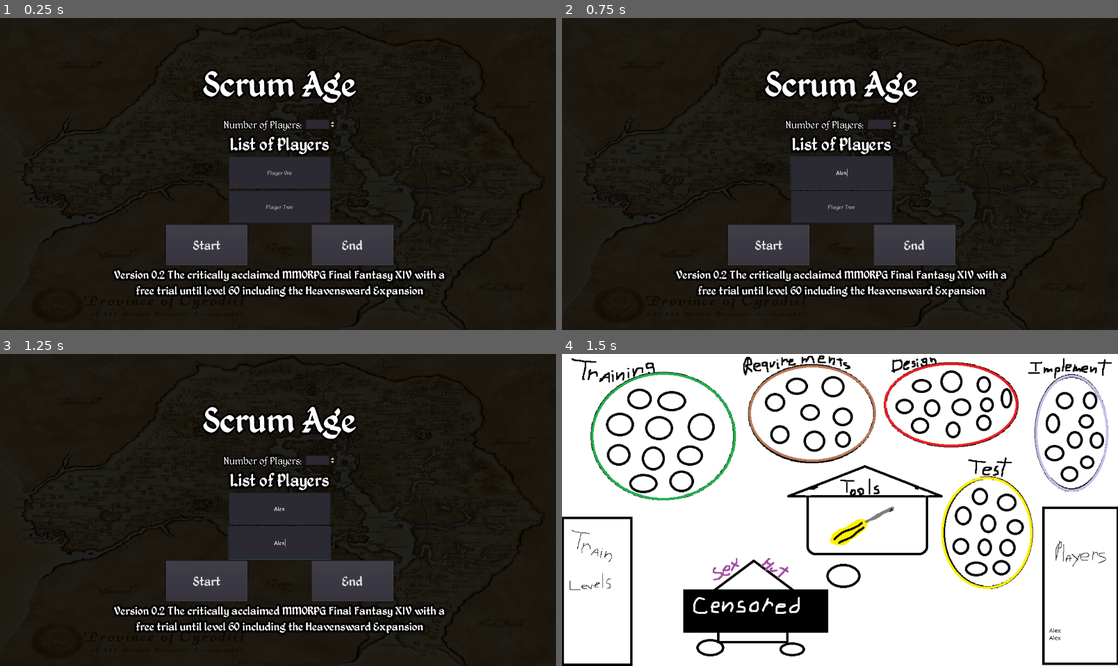
Above: before the commit, frames 1-4 (two rows, left to right).
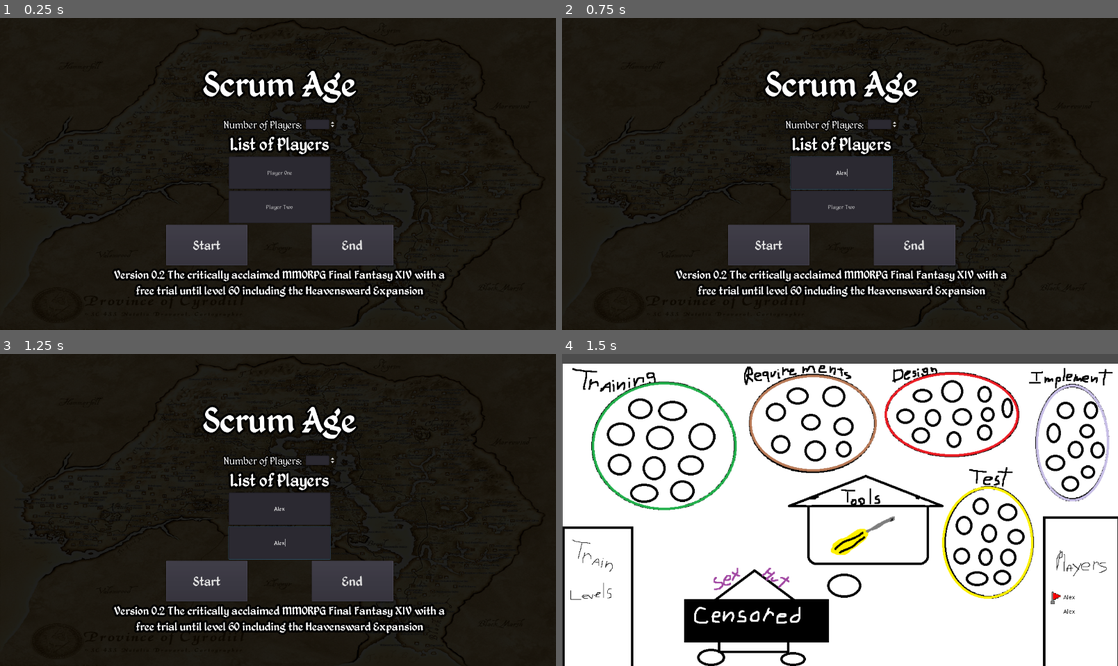
Above: after the commit, the same moments.

Repository: MiddlebrookJF/StoneAge
Game: Godot game, scene res://Main.tscn
Two runs of this game, one before a commit and one after it. Both use one fixed random seed, a clock stepped at 60 frames per second and the inputs below.
Inputs (mouse positions are in pixels of both pictures, inside the frame that each line leads up to):
- Up to frame 1 (0.25 s): no input
- Up to frame 2 (0.75 s): click (840, 174) at 0.52 s; type "Alex" at 0.6 s
- Up to frame 3 (1.25 s): click (278, 544) at 0.75 s; type "Alex" at 0.83 s
- Up to frame 4 (1.5 s): click "Start" at 1.25 s

Frames 1-3 are identical in both runs. In frame 4, 27% of the frame differs, in the area x 0-100%, y 0-100%.

Commit message:
turn indicator setup
added icons slots next to player names that can be changed in a future user story when turns are changed

Diff:
--- a/Scrum Age/Board.tscn
+++ b/Scrum Age/Board.tscn
@@ -8,6 +8,10 @@
 script = ExtResource( 2 )
 
 [node name="Sprite" type="TextureRect" parent="."]
+margin_left = 2.37842
+margin_top = 23.7841
+margin_right = 1154.38
+margin_bottom = 671.784
 rect_scale = Vector2( 1.187, 1.185 )
 texture = ExtResource( 1 )
 __meta__ = {
@@ -15,7 +19,7 @@
 }
 
 [node name="PlayerMenu" parent="." instance=ExtResource( 3 )]
-margin_left = 1197.06
-margin_top = 675.263
-margin_right = 1325.06
-margin_bottom = 761.263
+margin_left = 1197.0
+margin_top = 585.0
+margin_right = 1358.0
+margin_bottom = 756.0
--- a/Scrum Age/MainMenu.tscn
+++ b/Scrum Age/MainMenu.tscn
@@ -35,19 +35,6 @@
 size = 32
 outline_size = 5
 font_data = ExtResource( 1 )
-
-[sub_resource type="DynamicFont" id=7]
-size = 50
-font_data = ExtResource( 4 )
-
-[sub_resource type="DynamicFont" id=8]
-size = 100
-outline_color = Color( 0, 0, 0, 1 )
-font_data = ExtResource( 4 )
-
-[sub_resource type="DynamicFont" id=9]
-size = 50
-font_data = ExtResource( 4 )
 
 [node name="MainMenu" type="MarginContainer"]
 anchor_right = 1.0
@@ -68,16 +55,16 @@
 size_flags_vertical = 3
 
 [node name="Logo" type="HBoxContainer" parent="VBoxContainer"]
-margin_right = 1126.0
-margin_bottom = 163.0
+margin_right = 1135.0
+margin_bottom = 169.0
 size_flags_vertical = 3
 alignment = 1
 
 [node name="Label" type="Label" parent="VBoxContainer/Logo"]
-margin_left = 375.0
-margin_top = 27.0
-margin_right = 751.0
-margin_bottom = 135.0
+margin_left = 379.0
+margin_top = 30.0
+margin_right = 755.0
+margin_bottom = 138.0
 custom_fonts/font = SubResource( 1 )
 custom_colors/font_outline_modulate = Color( 0, 0, 0, 1 )
 text = "Scrum Age"
@@ -85,14 +72,14 @@
 valign = 1
 
 [node name="HBoxContainer" type="HBoxContainer" parent="VBoxContainer"]
-margin_top = 167.0
-margin_right = 1126.0
-margin_bottom = 199.0
+margin_top = 173.0
+margin_right = 1135.0
+margin_bottom = 205.0
 alignment = 1
 
 [node name="VBoxContainer2" type="VBoxContainer" parent="VBoxContainer/HBoxContainer"]
-margin_left = 425.0
-margin_right = 623.0
+margin_left = 429.0
+margin_right = 627.0
 margin_bottom = 32.0
 
 [node name="Label" type="Label" parent="VBoxContainer/HBoxContainer/VBoxContainer2"]
@@ -109,8 +96,8 @@
 }
 
 [node name="VBoxContainer" type="VBoxContainer" parent="VBoxContainer/HBoxContainer"]
-margin_left = 627.0
-margin_right = 701.0
+margin_left = 631.0
+margin_right = 705.0
 margin_bottom = 32.0
 alignment = 1
 
@@ -126,25 +113,25 @@
 align = 1
 
 [node name="ListOfPlayers" type="Label" parent="VBoxContainer"]
-margin_top = 203.0
-margin_right = 1126.0
-margin_bottom = 258.0
+margin_top = 209.0
+margin_right = 1135.0
+margin_bottom = 264.0
 custom_fonts/font = SubResource( 3 )
 custom_colors/font_outline_modulate = Color( 0, 0, 0, 1 )
 text = "List of Players"
 align = 1
 
 [node name="VBoxContainer" type="VBoxContainer" parent="VBoxContainer"]
-margin_top = 262.0
-margin_right = 1126.0
-margin_bottom = 425.0
+margin_top = 268.0
+margin_right = 1135.0
+margin_bottom = 437.0
 size_flags_horizontal = 3
 size_flags_vertical = 3
 
 [node name="PlayerOne" type="LineEdit" parent="VBoxContainer/VBoxContainer"]
-margin_left = 438.0
-margin_right = 688.0
-margin_bottom = 79.0
+margin_left = 442.0
+margin_right = 692.0
+margin_bottom = 82.0
 rect_min_size = Vector2( 250, 0 )
 size_flags_horizontal = 4
 size_flags_vertical = 3
@@ -153,10 +140,10 @@
 placeholder_text = "Player One"
 
 [node name="PlayerTwo" type="LineEdit" parent="VBoxContainer/VBoxContainer"]
-margin_left = 438.0
-margin_top = 83.0
-margin_right = 688.0
-margin_bottom = 163.0
+margin_left = 442.0
+margin_top = 86.0
+margin_right = 692.0
+margin_bottom = 169.0
 rect_min_size = Vector2( 250, 0 )
 size_flags_horizontal = 4
 size_flags_vertical = 3
@@ -204,9 +191,9 @@
 placeholder_text = "Player Five"
 
 [node name="MenuOptions" type="HBoxContainer" parent="VBoxContainer"]
-margin_top = 429.0
-margin_right = 1126.0
-margin_bottom = 529.0
+margin_top = 441.0
+margin_right = 1135.0
+margin_bottom = 541.0
 rect_min_size = Vector2( 1000, 0 )
 alignment = 1
 
@@ -251,4 +238,3 @@
 [connection signal="text_changed" from="VBoxContainer/VBoxContainer/PlayerFive" to="." method="_on_PlayerFive_text_changed"]
 [connection signal="pressed" from="VBoxContainer/MenuOptions/Start" to="." method="_on_Start_pressed"]
 [connection signal="pressed" from="VBoxContainer/MenuOptions/End" to="." method="_on_End_pressed"]
-[connection signal="pressed" from="WarningPanel/Button" to="." method="_on_Button_pressed"]
--- a/Scrum Age/PlayerMenu.gd
+++ b/Scrum Age/PlayerMenu.gd
@@ -6,11 +6,11 @@
 
 # Called when the node enters the scene tree for the first time.
 func _ready():
-	get_node("Players/PlayerOne").text = Global.playernameone
-	get_node("Players/PlayerTwo").text = Global.playernametwo
-	get_node("Players/PlayerThree").text = Global.playernamethree
-	get_node("Players/PlayerFour").text = Global.playernamefour
-	get_node("Players/PlayerFive").text = Global.playernamefive
+	get_node("Players/P1 Container/PlayerOne").text = Global.playernameone
+	get_node("Players/P2 Container/PlayerTwo").text = Global.playernametwo
+	get_node("Players/P3 Container/PlayerThree").text = Global.playernamethree
+	get_node("Players/P4 Container/PlayerFour").text = Global.playernamefour
+	get_node("Players/P5 Container/PlayerFive").text = Global.playernamefive
 
 # Called every frame. 'delta' is the elapsed time since the previous frame.
 #func _process(delta):
--- a/Scrum Age/PlayerMenu.tscn
+++ b/Scrum Age/PlayerMenu.tscn
@@ -1,48 +1,115 @@
-[gd_scene load_steps=2 format=2]
+[gd_scene load_steps=4 format=2]
 
 [ext_resource path="res://PlayerMenu.gd" type="Script" id=1]
+[ext_resource path="res://assets/flag2.png" type="Texture" id=2]
+[ext_resource path="res://assets/empty.png" type="Texture" id=3]
 
 [node name="PlayerMenu" type="MarginContainer"]
 anchor_left = 1.0
 anchor_top = 1.0
 anchor_right = 1.0
 anchor_bottom = 1.0
-margin_left = -128.0
-margin_top = -86.0
+margin_left = -161.0
+margin_top = -171.0
 script = ExtResource( 1 )
 __meta__ = {
 "_edit_use_anchors_": false
 }
 
 [node name="Players" type="VBoxContainer" parent="."]
-margin_right = 128.0
-margin_bottom = 86.0
+margin_right = 175.0
+margin_bottom = 171.0
 
-[node name="PlayerOne" type="Label" parent="Players"]
-margin_right = 128.0
-margin_bottom = 14.0
+[node name="P1 Container" type="HBoxContainer" parent="Players"]
+margin_right = 175.0
+margin_bottom = 31.0
+size_flags_vertical = 3
+
+[node name="TurnIndicatorP" type="TextureRect" parent="Players/P1 Container"]
+margin_right = 31.0
+margin_bottom = 31.0
+texture = ExtResource( 2 )
+
+[node name="PlayerOne" type="Label" parent="Players/P1 Container"]
+margin_left = 35.0
+margin_right = 35.0
+margin_bottom = 31.0
+size_flags_vertical = 7
 custom_colors/font_color = Color( 0, 0, 0, 1 )
+valign = 1
 
-[node name="PlayerTwo" type="Label" parent="Players"]
-margin_top = 18.0
-margin_right = 128.0
-margin_bottom = 32.0
+[node name="P2 Container" type="HBoxContainer" parent="Players"]
+margin_top = 35.0
+margin_right = 175.0
+margin_bottom = 66.0
+size_flags_vertical = 3
+
+[node name="TurnIndicatorP2" type="TextureRect" parent="Players/P2 Container"]
+margin_right = 31.0
+margin_bottom = 31.0
+texture = ExtResource( 3 )
+
+[node name="PlayerTwo" type="Label" parent="Players/P2 Container"]
+margin_left = 35.0
+margin_right = 35.0
+margin_bottom = 31.0
+size_flags_vertical = 7
 custom_colors/font_color = Color( 0, 0, 0, 1 )
+valign = 1
 
-[node name="PlayerThree" type="Label" parent="Players"]
-margin_top = 36.0
-margin_right = 128.0
-margin_bottom = 50.0
+[node name="P3 Container" type="HBoxContainer" parent="Players"]
+margin_top = 70.0
+margin_right = 175.0
+margin_bottom = 101.0
+size_flags_vertical = 3
+
+[node name="TurnIndicatorP3" type="TextureRect" parent="Players/P3 Container"]
+margin_right = 31.0
+margin_bottom = 31.0
+texture = ExtResource( 3 )
+
+[node name="PlayerThree" type="Label" parent="Players/P3 Container"]
+margin_left = 35.0
+margin_right = 35.0
+margin_bottom = 31.0
+size_flags_vertical = 7
 custom_colors/font_color = Color( 0, 0, 0, 1 )
+valign = 1
 
-[node name="PlayerFour" type="Label" parent="Players"]
-margin_top = 54.0
-margin_right = 128.0
-margin_bottom = 68.0
+[node name="P4 Container" type="HBoxContainer" parent="Players"]
+margin_top = 105.0
+margin_right = 175.0
+margin_bottom = 136.0
+size_flags_vertical = 3
+
+[node name="TurnIndicatorP4" type="TextureRect" parent="Players/P4 Container"]
+margin_right = 31.0
+margin_bottom = 31.0
+texture = ExtResource( 3 )
+
+[node name="PlayerFour" type="Label" parent="Players/P4 Container"]
+margin_left = 35.0
+margin_right = 35.0
+margin_bottom = 31.0
+size_flags_vertical = 7
 custom_colors/font_color = Color( 0, 0, 0, 1 )
+valign = 1
 
-[node name="PlayerFive" type="Label" parent="Players"]
-margin_top = 72.0
-margin_right = 128.0
-margin_bottom = 86.0
+[node name="P5 Container" type="HBoxContainer" parent="Players"]
+margin_top = 140.0
+margin_right = 175.0
+margin_bottom = 171.0
+size_flags_vertical = 3
+
+[node name="TurnIndicatorP5" type="TextureRect" parent="Players/P5 Container"]
+margin_right = 31.0
+margin_bottom = 31.0
+texture = ExtResource( 3 )
+
+[node name="PlayerFive" type="Label" parent="Players/P5 Container"]
+margin_left = 35.0
+margin_right = 35.0
+margin_bottom = 31.0
+size_flags_vertical = 7
 custom_colors/font_color = Color( 0, 0, 0, 1 )
+valign = 1
Binary file added: Scrum Age/assets/empty.png
Binary file added: Scrum Age/assets/flag.png
Not shown, added: Scrum Age/assets/flag.png.import
Binary file added: Scrum Age/assets/flag2.png
Not shown, added: Scrum Age/assets/flag2.png.import
